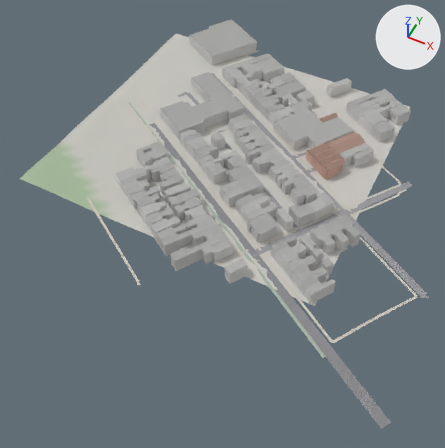
Renders of the glTF model game/world/tile_-9_-6.glb from each side of a commit.
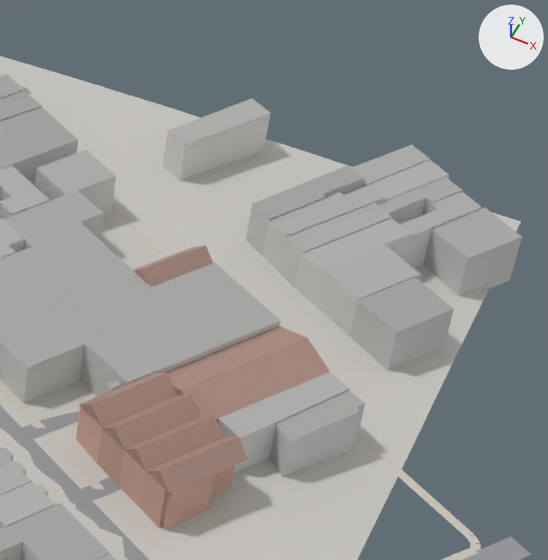
The first picture shows the older version from a camera (50 mm lens) standing at (-1996.0, 1031.0, 405.0) and looking at (-2152.0, 1344.0, 14.0). The close-ups show the older and then the newer version on the part from 65% to 94% of the width and 12% to 42% of the height of that picture. Only the edits that show in the close-ups are written down. Arrows for +X, +Y and +Z are at upper right; the lights stay in place. Where no turn or scale is listed for an object, it has been applied to the vertices.

The older version as bpy lines, for what is in view:
```python
me_buildings = bpy.data.meshes.new('buildings')
me_buildings.from_pydata(...)  # 2793 vertices, 3956 faces; spans x -2282.0..-2039.0, y 1262.0..1574.0, z 39.0..61.0
me_buildings.materials.append(mat_defaultmaterial)
me_roads = bpy.data.meshes.new('roads')
me_roads.from_pydata(...)  # 802 vertices, 488 faces; spans x -2289.0..-1976.0, y 1216.0..1550.0, z 41.0..52.0
me_roads.materials.append(mat_defaultmaterial_001)
me_terrain = bpy.data.meshes.new('terrain')
me_terrain.from_pydata(...)  # 1089 vertices, 2048 faces; spans x -2304.0..-2048.0, y 1280.0..1536.0, z 40.0..56.0
me_terrain.materials.append(mat_defaultmaterial_002)
ob_buildings = bpy.data.objects.new('buildings', me_buildings)
ob_buildings.location = (0.0, 0.0, 0.0)
ob_roads = bpy.data.objects.new('roads', me_roads)
ob_roads.location = (0.0, 0.0, 0.0)
ob_terrain = bpy.data.objects.new('terrain', me_terrain)
ob_terrain.location = (0.0, 0.0, 0.0)
```
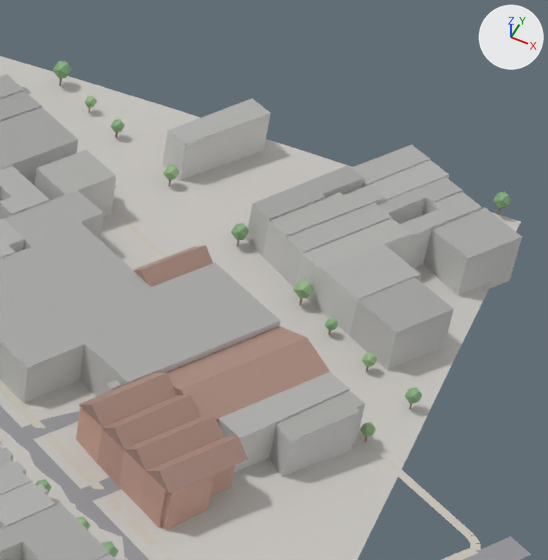
Where the change shows, as pixel boxes [x1, y1, x2, y2] in the close-ups (548 x 560 px):
'props', added: after [35, 61, 511, 558]

The change, as a list of edits to the scene's bpy script:
```text
Add me_props:
    me_props.from_pydata(...)  # 744 vertices, 1240 faces; spans x -2222.0..-2050.0, y 1380.0..1538.0, z 41.0..54.0
    me_props.materials.append(mat_defaultmaterial_002)
Add ob_props:
    ob_props = bpy.data.objects.new('props', me_props)
    ob_props.location = (0.0, 0.0, 0.0)
```
